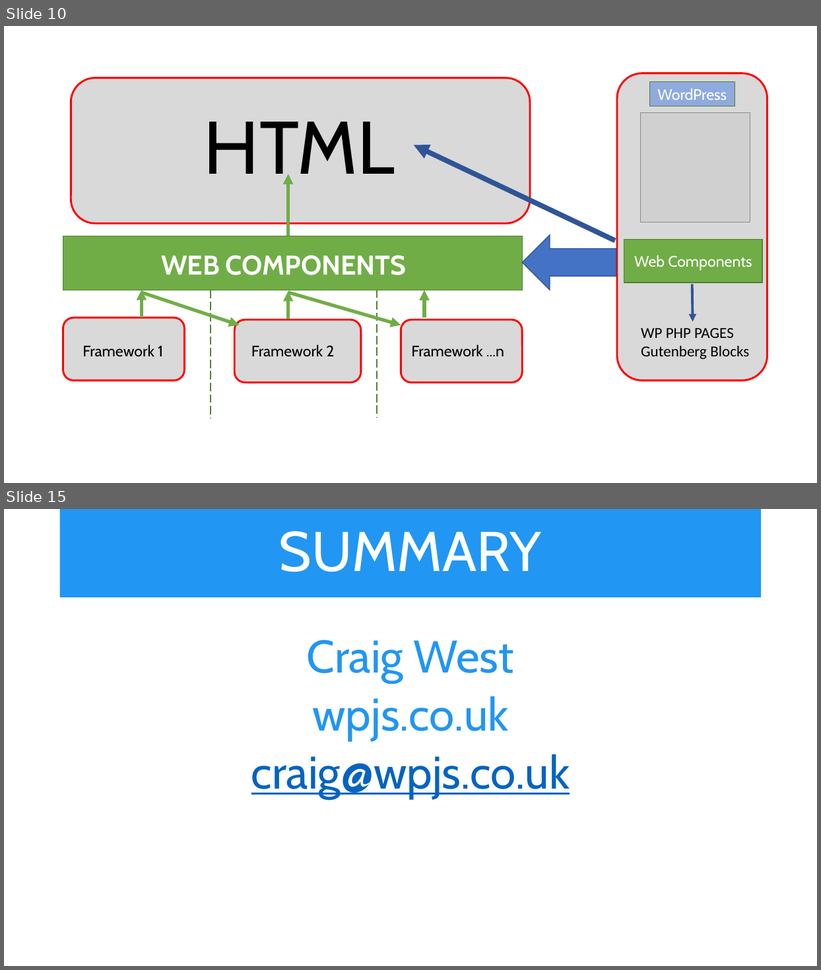
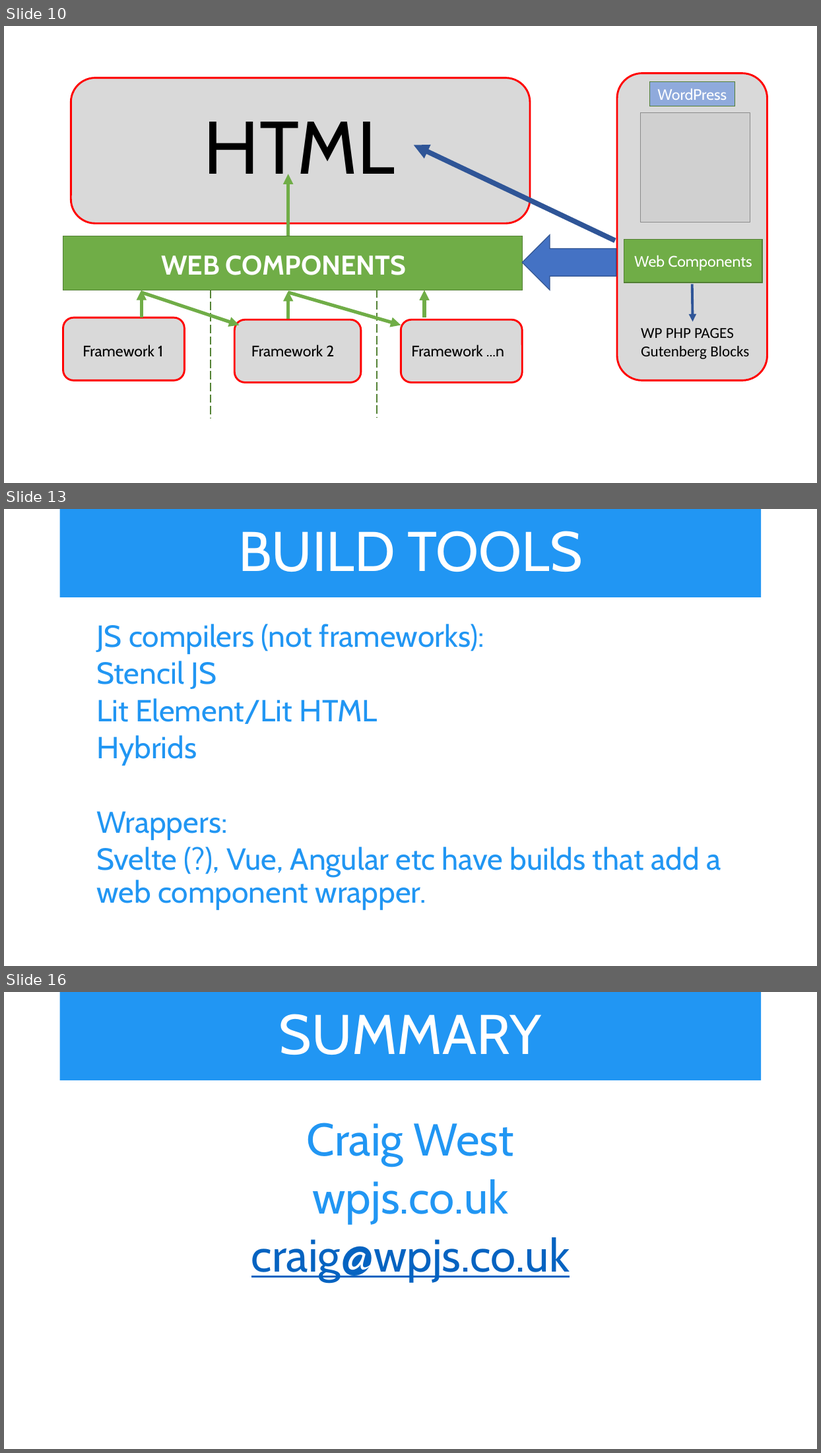
Before and after one commit to iwswordpress/WebComponents, a slide deck: Web-Components.pptx. Shown one above the other, each under a label of ours: slides 10 and 15 before the commit, slides 10, 13 and 16 after it; the slides between them are not shown. The pictures are 821x970 and 821x1453 pixels, drawn with LibreOffice and Linux fonts; fonts in the diff are those of the drawing; grey boxes stand for pictures. Boxes give left, top, right and bottom in pixels: in the first picture for what was removed or moved away, otherwise in the second. Text is boxed around its words. In the diff, an @@ line names an element or a change of style, - is before the commit and + after.

```diff
--- a/Web-Components.pptx
+++ b/Web-Components.pptx
@@ slide 13 added at (4, 509, 817, 966), background #FFFFFF @@
@@ title added at (60, 509, 762, 597), fill #2196F3, 66 pt, text #FFFFFF @@
+BUILD TOOLS
@@ text added at (96, 624, 721, 910), 36 pt, text #2196F3 @@
+  JS compilers (not frameworks):
+  Stencil JS
+  Lit Element/Lit HTML
+  Hybrids
+  Wrappers:
+  Svelte (?), Vue, Angular etc have builds that add a web component wrapper.
@@ what was slide 15 is now slide 16 @@
```
Also in this commit, not shown: 5 slides changed, 52 other files.
